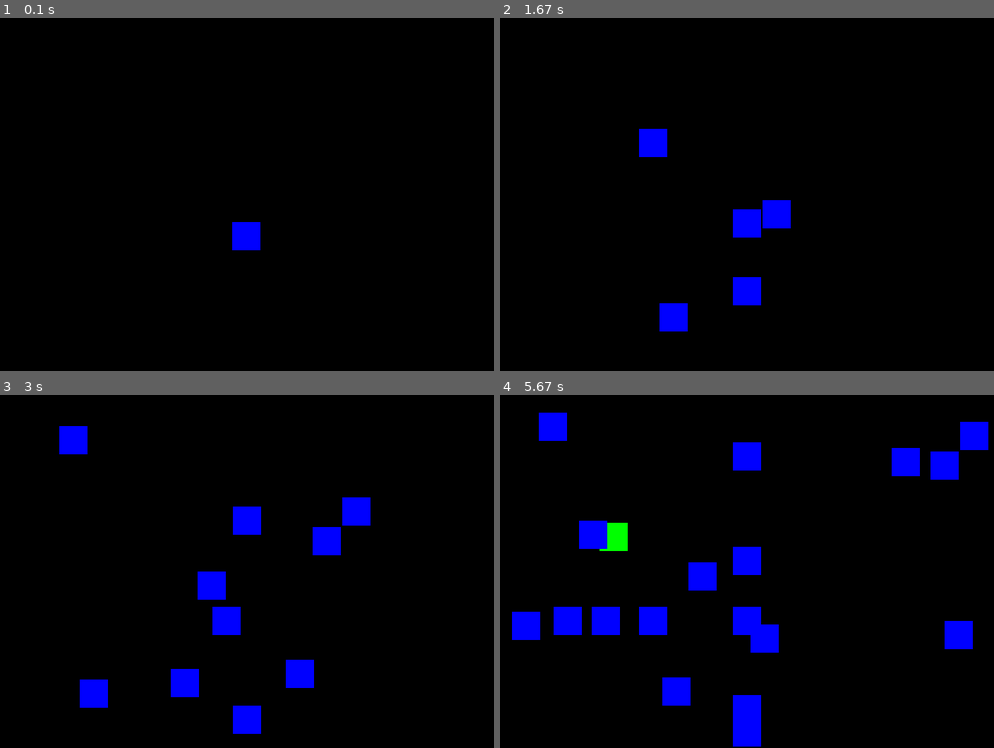
Above: before the commit, frames 1-4 (two rows, left to right).
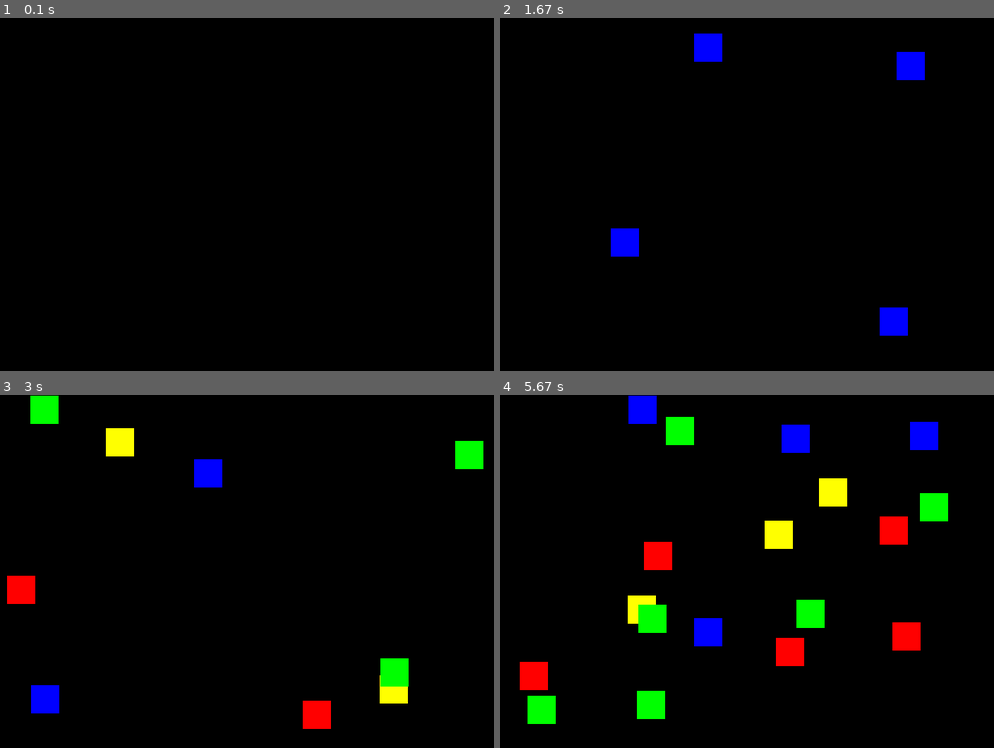
Above: after the commit, the same moments.

Repository: Domroon/pygame-experiments
Game: pygame game, started from myExperiments/experiments.py
The game is run twice, just before and just after one commit, with the same random seed, the same clock (stepped at 60 frames per second) and the same inputs.
Inputs:
- Up to frame 1 (0.1 s): no input
- Up to frame 2 (1.67 s): tap Space at 0.33, 0.73, 1.03, 1.23, 1.57 s
- Up to frame 3 (3 s): tap Space at 1.87, 2.07, 2.37, 2.63, 2.97 s
- Up to frame 4 (5.67 s): tap Space at 3.27, 3.4, 3.8, 4.1, 4.47, 4.87, 5.17, 5.37 s

The runs differ from the first frame. In frame 1, 0.5% of the frame differs, in the area x 47-53%, y 57-66%; in frame 2, 4.1%; in frame 3, 8.5%; in frame 4, 16%, in the area x 2-99%, y 0-100%.

Commit message:
add change color if any rect hit the wall

Diff:
--- a/myExperiments/experiments.py
+++ b/myExperiments/experiments.py
@@ -29,7 +29,7 @@
 
 def redraw(startRect, rectangles):
     window.fill((0, 0, 0))
-    startRect.draw(window)
+    # startRect.draw(window)
     for rectangle in rectangles:
         rectangle.draw(window)
     pygame.display.update()
@@ -80,55 +80,40 @@
         if keys[pygame.K_SPACE]:
             randomRectXvelocity = random.randint(-1, 1)
             randomRectYvelocity = random.randint(-1, 1)
-            rectangles.append(SnakeStartRect(middleXofRect, middleYofRect+70,
+            if randomRectXvelocity == 0 and randomRectYvelocity == 0:
+                randomRectXvelocity += 1
+                randomRectYvelocity += 1
+            randomXcoord = random.randint(leftScreenBorder, rightScreenBorder)
+            randomYcoord = random.randint(topScreenBorder, bottomScreenBorder)
+            rectangles.append(SnakeStartRect(randomXcoord, randomYcoord,
                                rectWidth, rectHeight, random_color, randomRectXvelocity, randomRectYvelocity))
             pygame.time.delay(100)
 
-        startRect.x += startRect.x_velocity
-        startRect.y += startRect.y_velocity
+        # startRect.x += startRect.x_velocity
+        # startRect.y += startRect.y_velocity
 
+        hit_wall = False
         # calculations for other rectangles
         for rectangle in rectangles:
             rectangle.x += rectangle.x_velocity
             rectangle.y += rectangle.y_velocity
             if rectangle.y == topScreenBorder:
                 rectangle.y_velocity *= -1
-            if rectangle.x == rightScreenBorder:
+                hit_wall = True
+            elif rectangle.x == rightScreenBorder:
                 rectangle.x_velocity *= -1
-            if rectangle.y == bottomScreenBorder:
+                hit_wall = True
+            elif rectangle.y == bottomScreenBorder:
                 rectangle.y_velocity *= -1
-            if rectangle.x == leftScreenBorder:
+                hit_wall = True
+            elif rectangle.x == leftScreenBorder:
                 rectangle.x_velocity *= -1
-
-        if startRect.y == topScreenBorder:
-            startRect.y_velocity *= -1
-            startRect.color = color_list[color_counter]
-            color_counter += 1
-            if color_counter == 4:
-                color_counter = 0
-
-        if startRect.x == rightScreenBorder:
-            startRect.x_velocity *= -1
-            startRect.color = color_list[color_counter]
-            color_counter += 1
-            if color_counter == 4:
-                color_counter = 0
-
-        if startRect.y == bottomScreenBorder:
-            startRect.y_velocity *= -1
-            startRect.color = color_list[color_counter]
-            color_counter += 1
-            if color_counter == 4:
-                color_counter = 0
-
-        if startRect.x == leftScreenBorder:
-            startRect.x_velocity *= -1
-            startRect.color = color_list[color_counter]
-            color_counter += 1
-            if color_counter == 4:
-                color_counter = 0
-
-
+                hit_wall = True
+            if hit_wall:
+                rectangle.color = color_list[color_counter]
+                color_counter += 1
+                if color_counter == 4:
+                    color_counter = 0
 
         redraw(startRect, rectangles)
 
